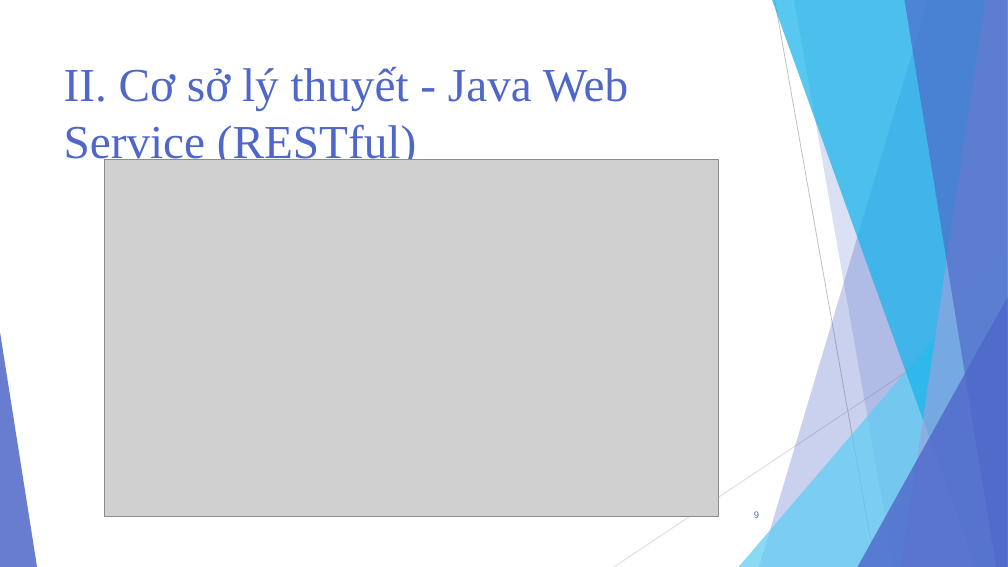
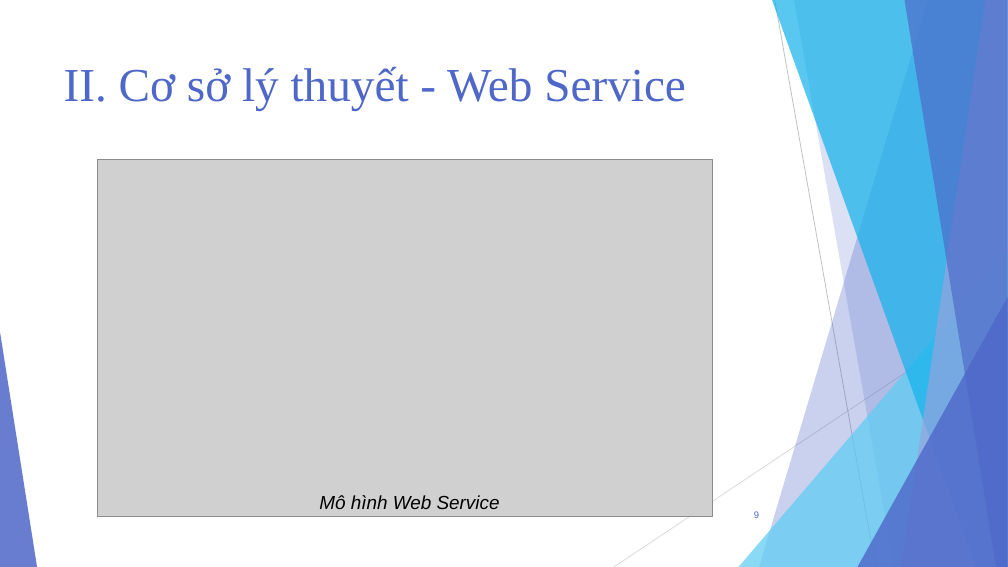
Before and after one commit to TMTAI/Android, a slide deck: slide 9 of Presentation-LuanVan.pptx. Drawn at 1008x567 pixels with LibreOffice and Linux fonts; fonts in the diff are those of the drawing; grey boxes stand for pictures. Boxes give left, top, right and bottom in pixels: in the first picture for what was removed or moved away, otherwise in the second. Text is boxed around its words. In the diff, an @@ line names an element or a change of style, - is before the commit and + after.

```diff
--- a/Presentation-LuanVan.pptx
+++ b/Presentation-LuanVan.pptx
@@ title at box(64, 67, 686, 110): text changed @@
-II. Cơ sở lý thuyết - Java Web Service (RESTful)
+II. Cơ sở lý thuyết - Web Service
@@ picture: place and size @@
-picture at box(104, 160, 719, 516)
+picture at box(98, 160, 712, 516)
@@ text added at box(319, 495, 500, 509), 18 pt, text #000000, italic @@
+Mô hình Web Service
```
Also in this commit, not shown: 14 other slides changed, 11 slides added, 7 slides removed, 19 other files.
